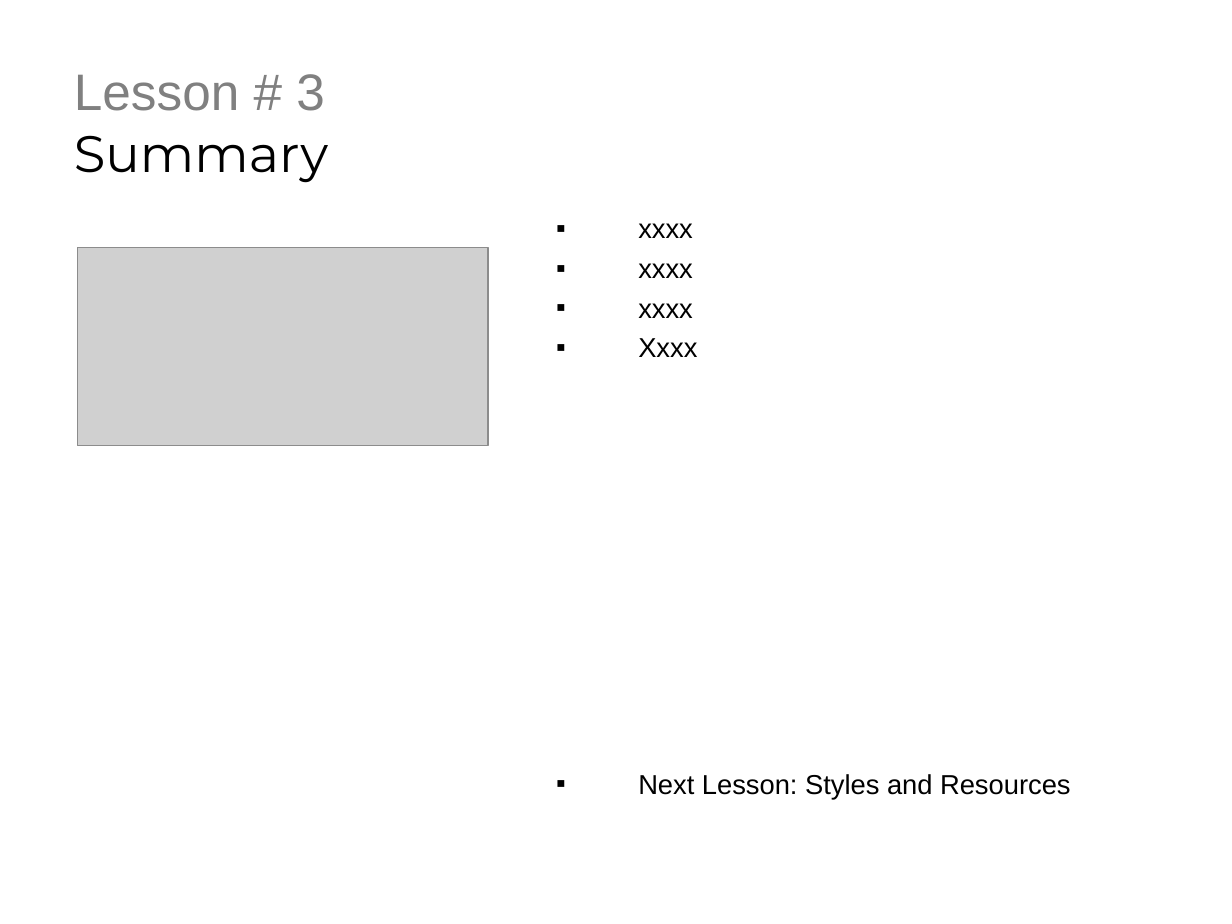
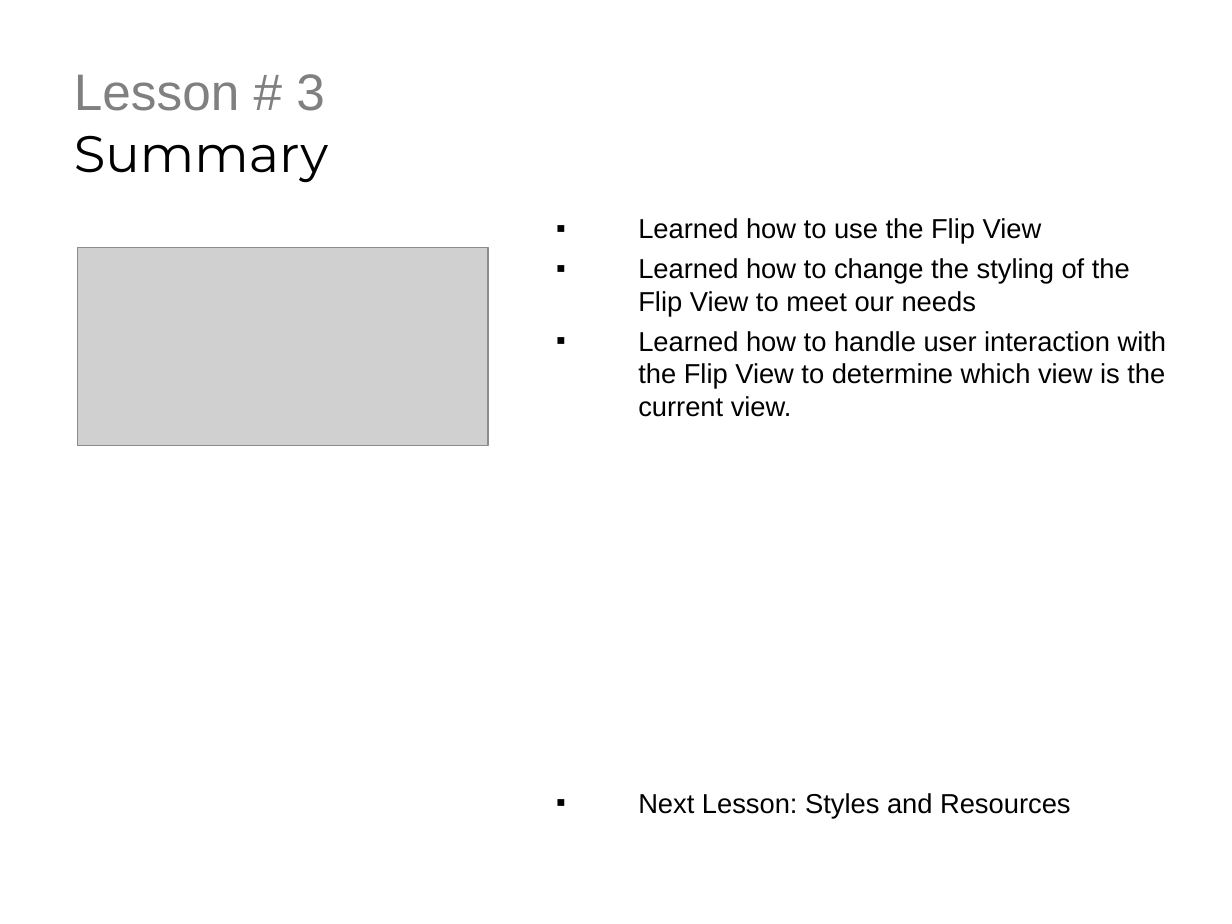
Before and after one commit to derikwhittaker/LiveLessons.WinRT, a slide deck: slide 3 of Chapter.4.UserControls/Lesson.3.FlipView/Chapter4.Lesson3.ppt. Drawn at 1232x924 pixels with LibreOffice and Linux fonts; fonts in the diff are those of the drawing; grey boxes stand for pictures; background and template pictures are left out. Boxes give left, top, right and bottom in pixels: in the first picture for what was removed or moved away, otherwise in the second. Text is boxed around its words. In the diff, an @@ line names an element or a change of style, - is before the commit and + after.

Commit message:
updated the ppt

```diff
--- a/Chapter.4.UserControls/Lesson.3.FlipView/Chapter4.Lesson3.ppt
+++ b/Chapter.4.UserControls/Lesson.3.FlipView/Chapter4.Lesson3.ppt
@@ text at (638, 218, 1167, 417): text changed @@
-▪ xxxx
-▪ xxxx
-▪ xxxx
-▪ Xxxx
+▪ Learned how to use the Flip View
+▪ Learned how to change the styling of the Flip View to meet our needs
+▪ Learned how to handle user interaction with the Flip View to determine which view is the current view.
```
Also in this commit, not shown: 1 other slide changed.
